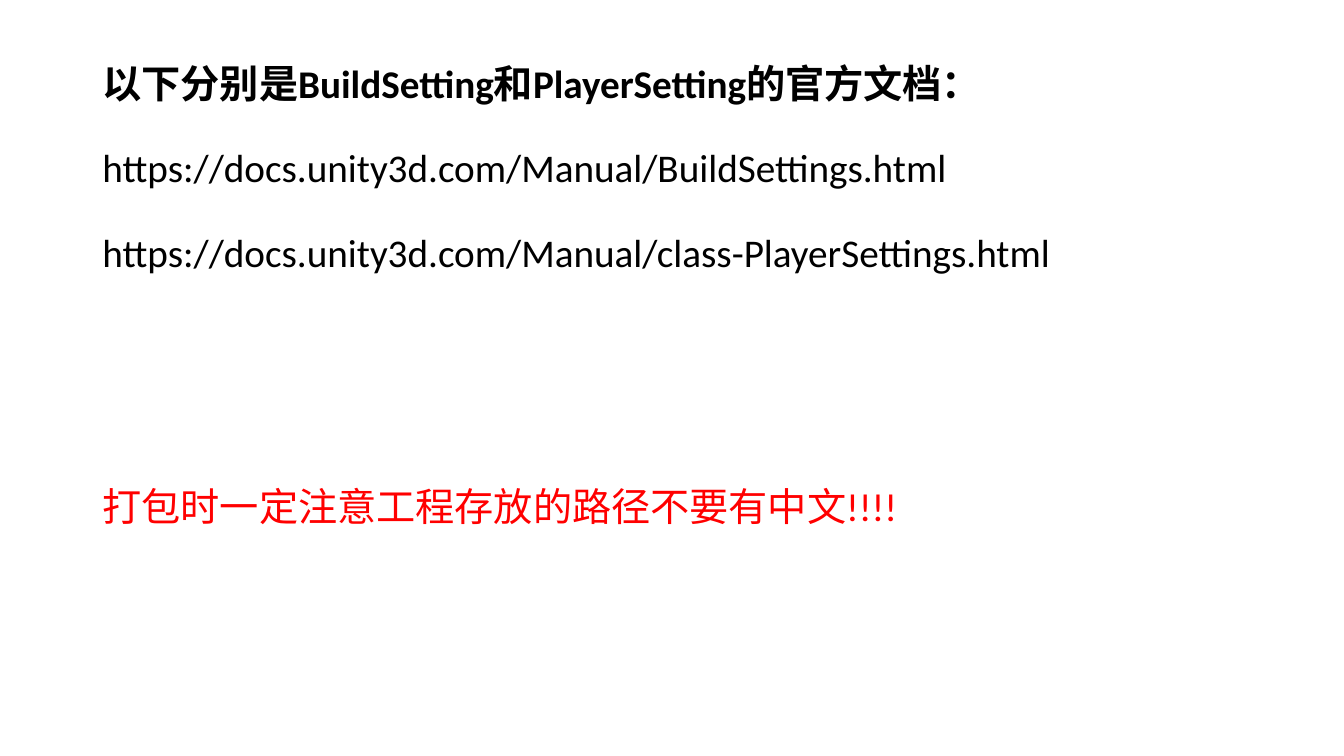
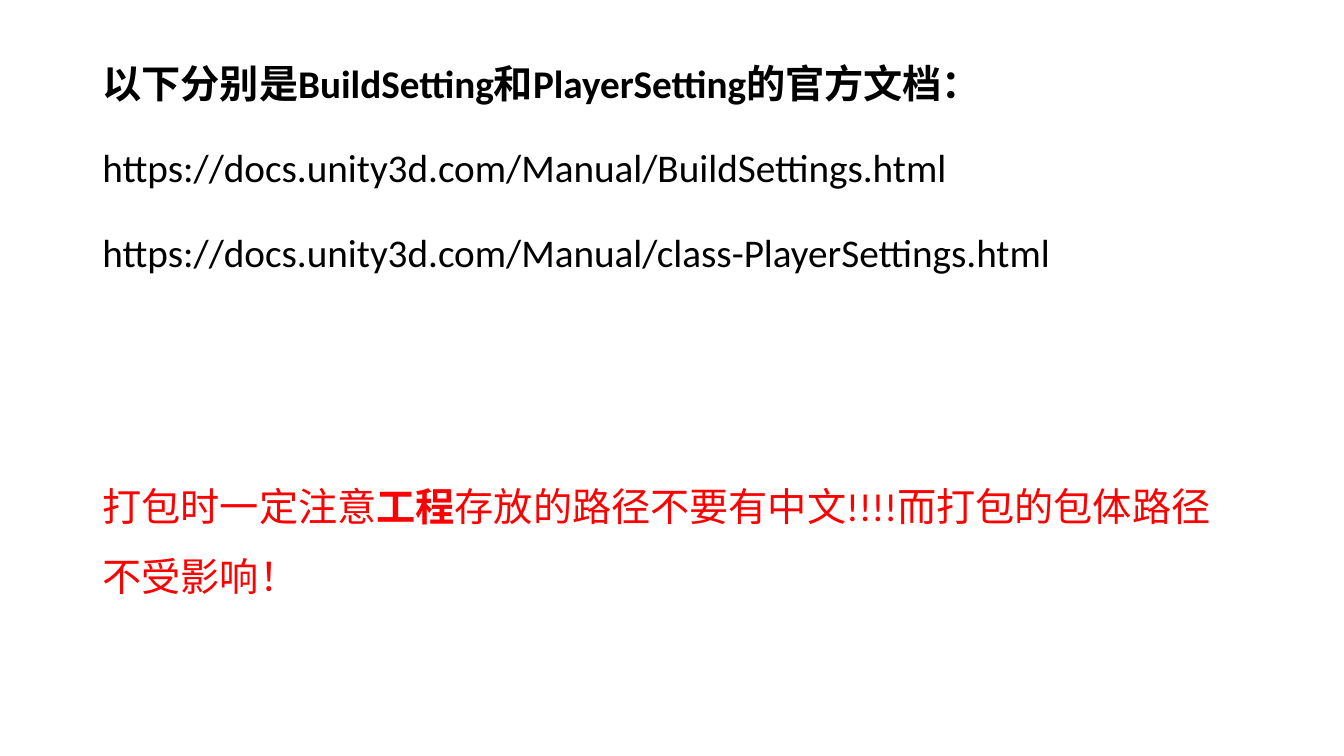
Before and after one commit to FangyeReady/Empty, a slide deck: slide 18 of 教学课件/20.第二十课 场景和安卓打包设置.pptx (slide 16 before the commit). Drawn at 1344x756 pixels with LibreOffice and Linux fonts; fonts in the diff are those of the drawing. Boxes give left, top, right and bottom in pixels: in the first picture for what was removed or moved away, otherwise in the second. Text is boxed around its words. In the diff, an @@ line names an element or a change of style, - is before the commit and + after.

```diff
--- a/教学课件/20.第二十课 场景和安卓打包设置.pptx
+++ b/教学课件/20.第二十课 场景和安卓打包设置.pptx
@@ text at (x1=102, y1=488, x2=1210, y2=594): text changed @@
-打包时一定注意工程存放的路径不要有中文!!!!
+打包时一定注意工程存放的路径不要有中文!!!!而打包的包体路径不受影响！
```
Also in this commit, not shown: 3 other slides changed, 3 slides added, 1 slide removed.
